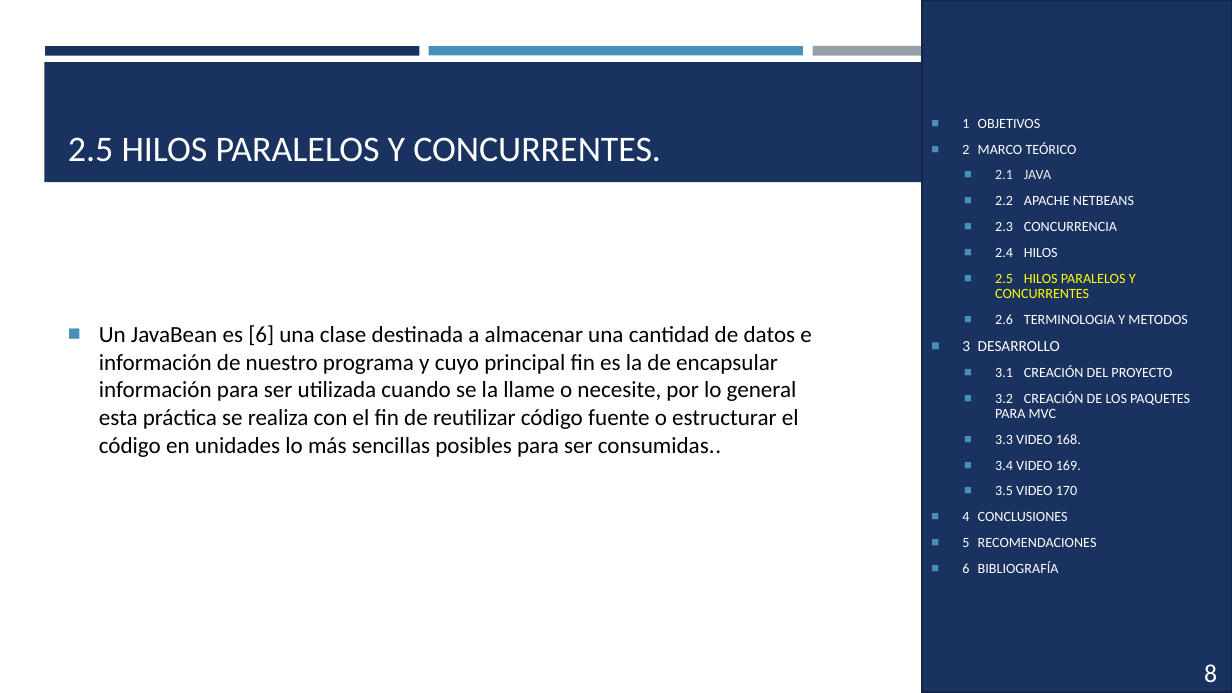
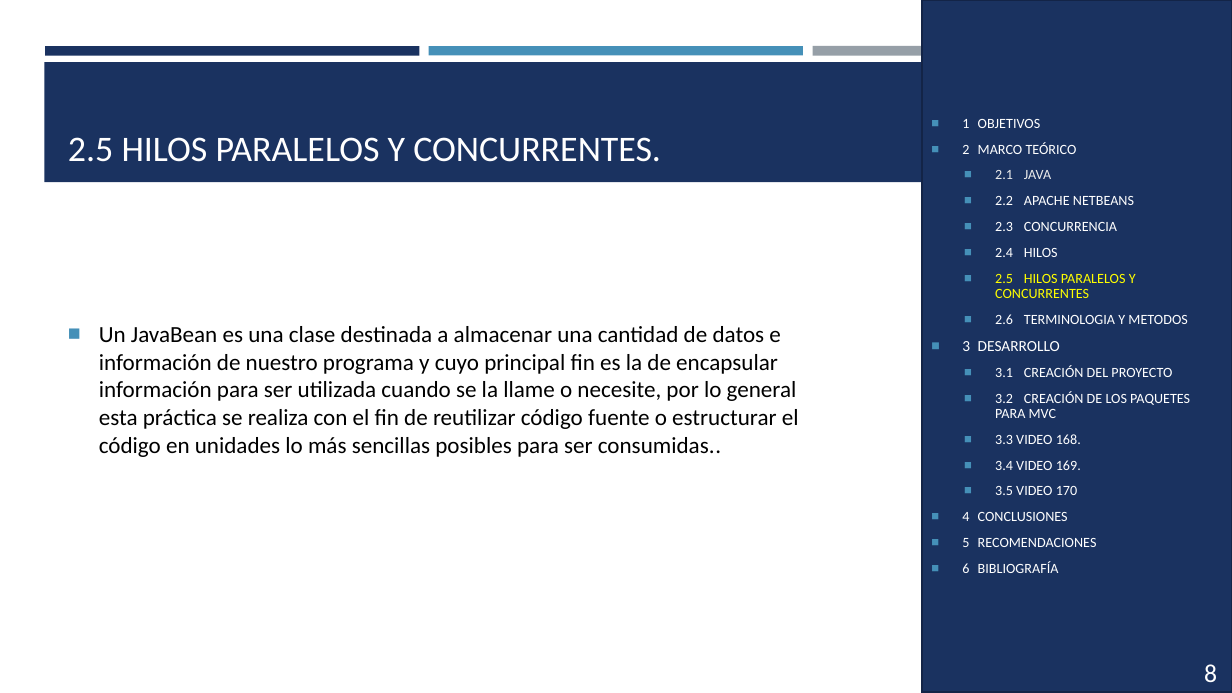
Before and after one commit to andrespallango/Aplicaciones_Distribuidas_Java_DotNET, a slide deck: slide 8 of HilosJava_Grupo2/DOCUMENTACION/HilosJava_168_169_170_Grupo2.pptx. Drawn at 1232x693 pixels with LibreOffice and Linux fonts; fonts in the diff are those of the drawing. Boxes give left, top, right and bottom in pixels: in the first picture for what was removed or moved away, otherwise in the second. Text is boxed around its words. In the diff, an @@ line names an element or a change of style, - is before the commit and + after.

```diff
--- a/HilosJava_Grupo2/DOCUMENTACION/HilosJava_168_169_170_Grupo2.pptx
+++ b/HilosJava_Grupo2/DOCUMENTACION/HilosJava_168_169_170_Grupo2.pptx
@@ text at (x1=99, y1=326, x2=799, y2=457): text changed @@
-■ Un JavaBean es [6] una clase destinada a almacenar una cantidad de datos e información de nuestro programa y cuyo principal fin es la de encapsular información para ser utilizada cuando se la llame o necesite, por lo general esta práctica se realiza con el fin de reutilizar código fuente o estructurar el código en unidades lo más sencillas posibles para ser consumidas..
+■ Un JavaBean es una clase destinada a almacenar una cantidad de datos e información de nuestro programa y cuyo principal fin es la de encapsular información para ser utilizada cuando se la llame o necesite, por lo general esta práctica se realiza con el fin de reutilizar código fuente o estructurar el código en unidades lo más sencillas posibles para ser consumidas..
```
Also in this commit, not shown: 17 other slides changed, 1 other file.
